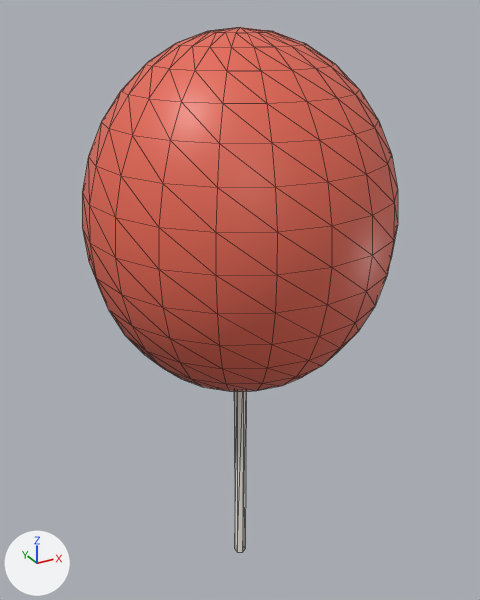
An edit to the glTF model assets/npc-accessories/balloon.glb, drawn before and after from the same camera.
Rendered twice from a camera (50 mm lens) standing at (-0.281, -0.511, 0.595) and looking at (0.006, 0.011, 0.334). The axes (+X, +Y, +Z) are drawn at lower left. The lights are the same throughout. The first picture is the older version. Mesh edges are drawn as thin lines. Where no turn or scale is listed for an object, it has been applied to the vertices. Vertices at exactly the same position are counted once.

Names of what the first picture shows: 'balloon'.
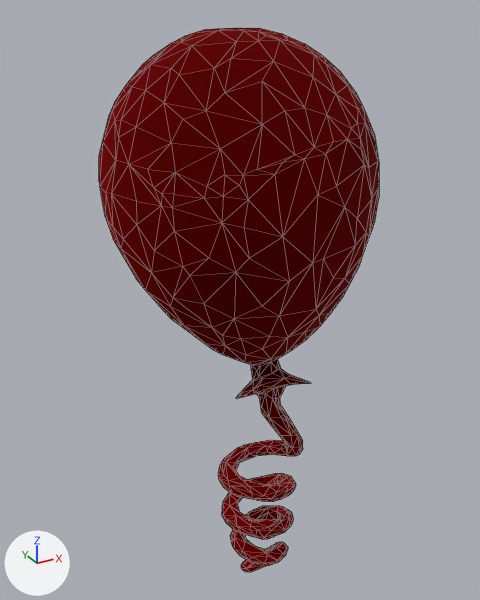
Boxes [x1, y1, x2, y2] around the edits, measured in the pictures (480 x 600 px):
'balloon', reshaped, recoloured (darker, 11% narrower): before [82, 27, 398, 552]; after [99, 28, 379, 572]
part 1 of me_balloon, rebuilt (11% narrower, 49% taller): before [82, 27, 398, 391]; after [99, 28, 379, 572]
part 2 of me_balloon, deleted: before [234, 391, 246, 552]

The change in detail:
Picture 'Image_0' (img_image_0) is new.
Material 'Material_0' (mat_material_0) is new.
Its texture is img_image_0.
Its metallic is 1.0.
Its roughness is 1.0.
me_balloon is used by ob_balloon; location (0.0, 0.0, 0.0).
me_balloon had 365 vertices, 644 faces and spanned x -0.14..0.14, y -0.14..0.14, z 0.03..0.581.
me_balloon no longer uses material mat_balloon_mat0 (red #e76854).
me_balloon no longer uses material mat_balloon_mat1 (red #c74f3d).
me_balloon no longer uses material mat_balloon_mat2 (white #f5f0e7).
me_balloon now has 863 vertices, 1722 faces and spans x -0.124..0.124, y -0.117..0.117, z 0.03..0.581.
me_balloon part 1: the loose piece of 336 vertices spanning x -0.14..0.14, y -0.14..0.14, z 0.259..0.581 is rebuilt with 863 vertices and now spans x -0.124..0.124, y -0.117..0.117, z 0.03..0.581, in mat_material_0 (picture img_image_0).
me_balloon part 2: the loose piece of 16 vertices spanning x -0.005..0.005, y -0.006..0.006, z 0.03..0.25 is deleted.
Other edits to the shape of me_balloon do not show in these pictures.
me_balloon gains material mat_material_0 (picture img_image_0).
